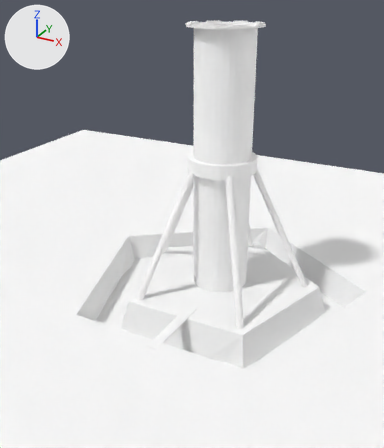
Before and after pictures for a commit that changed the Blender file data/levels/basic_castle.blend.
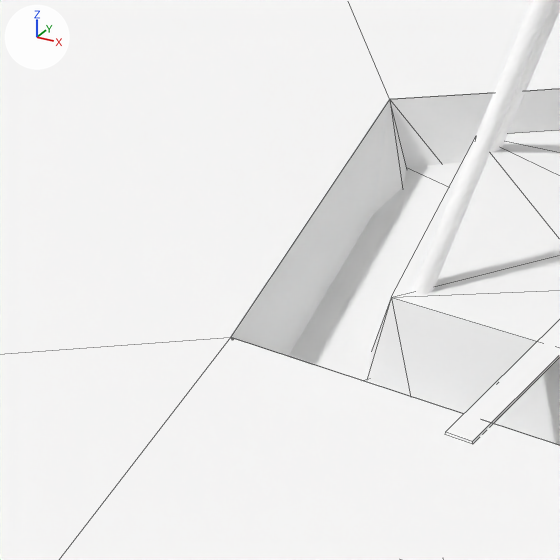
There are two pictures of each version: one whole from a 50 mm camera at (147.0, -293.0, 190.4) aimed at (-22.3, 14.7, 36.6), one close up on the part from 0% to 48% of the width and 45% to 87% of the height. The axes (+X, +Y, +Z) are drawn at upper left. The lights are the same throughout. The close-ups show mesh edges as thin lines.

Before the edit, the objects in view are built like this:
```python
me_meshbridge = bpy.data.meshes.new('MeshBridge')
me_meshbridge.from_pydata([(-36.8, -9.9, 0.0), (-36.9, -27.0, 0.0), (-39.0, -27.0, 0.0), (-39.1, -9.9, 0.0), (-39.1, -9.9, 0.2), (-39.0, -27.0, 0.2), (-36.9, -27.0, 0.2), (-36.8, -9.9, 0.2)], [], [(0, 1, 2, 3), (0, 7, 6, 1), (1, 6, 5, 2), (2, 5, 4, 3), (7, 0, 3, 4), (7, 4, 5, 6)])
me_meshbridge.materials.append(mat_matoveruvtex)  # its picture is missing
me_meshrow = bpy.data.meshes.new('MeshRow')
me_meshrow.from_pydata(...)  # 25 vertices, 30 faces; spans x -43.3..22.7, y -37.9..28.0, z -26.9..-6.5
me_meshrow.materials.append(mat_matoveruvtex)  # its picture is missing
me_meshtowerholder = bpy.data.meshes.new('MeshTowerHolder')
me_meshtowerholder.from_pydata(...)  # 64 vertices, 32 faces; spans x -10.7..0.8, y -15.4..-3.8, z -0.3..29.5
me_meshtowerholder.materials.append(mat_matoveruvtex)  # its picture is missing
ob_bridge = bpy.data.objects.new('Bridge', me_meshbridge)
ob_bridge.location = (114.4, 4.3, -4.1)
ob_bridge.scale = (3.0, 3.0, 3.0)
ob_row = bpy.data.objects.new('Row', me_meshrow)
ob_row.location = (-25.1, 1.6, 15.6)
ob_row.rotation_euler = (0.0, 0.0, -2.967)  # degrees (0, 0, -170)
ob_row.scale = (3.0, 3.0, 3.0)
ob_towerholder_2 = bpy.data.objects.new('TowerHolder_2', me_meshtowerholder)
ob_towerholder_2.location = (-34.4, -47.7, -3.5)
ob_towerholder_2.rotation_euler = (0.0, 0.0, -2.967)  # degrees (0, 0, -170)
ob_towerholder_2.scale = (3.0, 3.0, 3.0)
# also in view: 'Ground' at (0.2, 27.5, -3.9); 'TowerHolder_1' at (-39.8, 29.8, 40.3); 'RowFlat' at (-2.0, 25.3, -23.8)
```
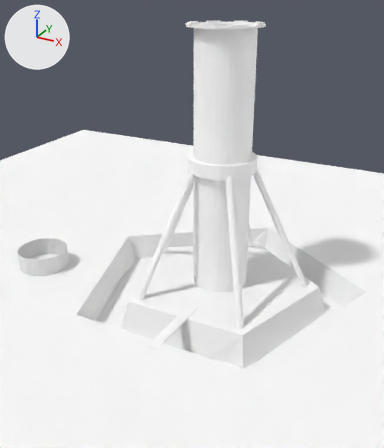
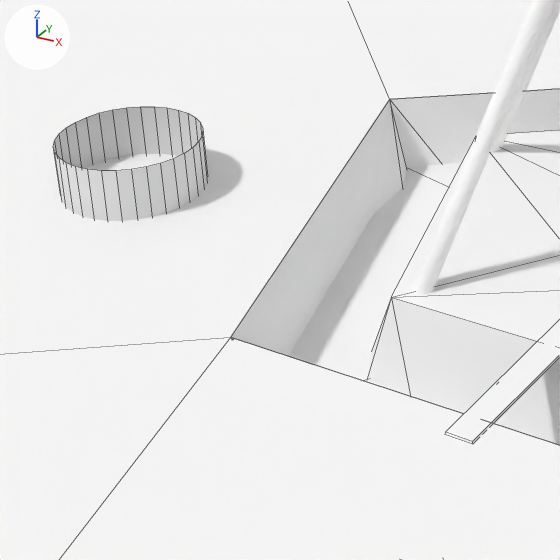
Location of each change, (x1, y1, x2, y2) in pixels of the close-ups (560 x 560 px):
'GlassPrison', added
    after: (53, 107, 208, 221)

The change, as a diff of the scene's bpy script:
```diff
--- a/data/levels/basic_castle.blend.py
+++ b/data/levels/basic_castle.blend.py
@@ mat_matglassprison @@
+mat_matglassprison = diffuse_material('MatGlassPrison')
+mat_matglassprison.base_color = (0.8, 0.8, 0.8)  # white #e7e7e7
@@ me_meshglassprison @@
+me_meshglassprison.from_pydata(...)  # 64 vertices, 32 faces; spans x -18.3..18.3, y -18.3..18.3, z -10.0..10.0
+me_meshglassprison.materials.append(mat_matglassprison)  # white #e7e7e7
@@ ob_glassprison @@
+ob_glassprison = bpy.data.objects.new('GlassPrison', me_meshglassprison)
+ob_glassprison.location = (-128.8, -28.1, 0.0)
```
